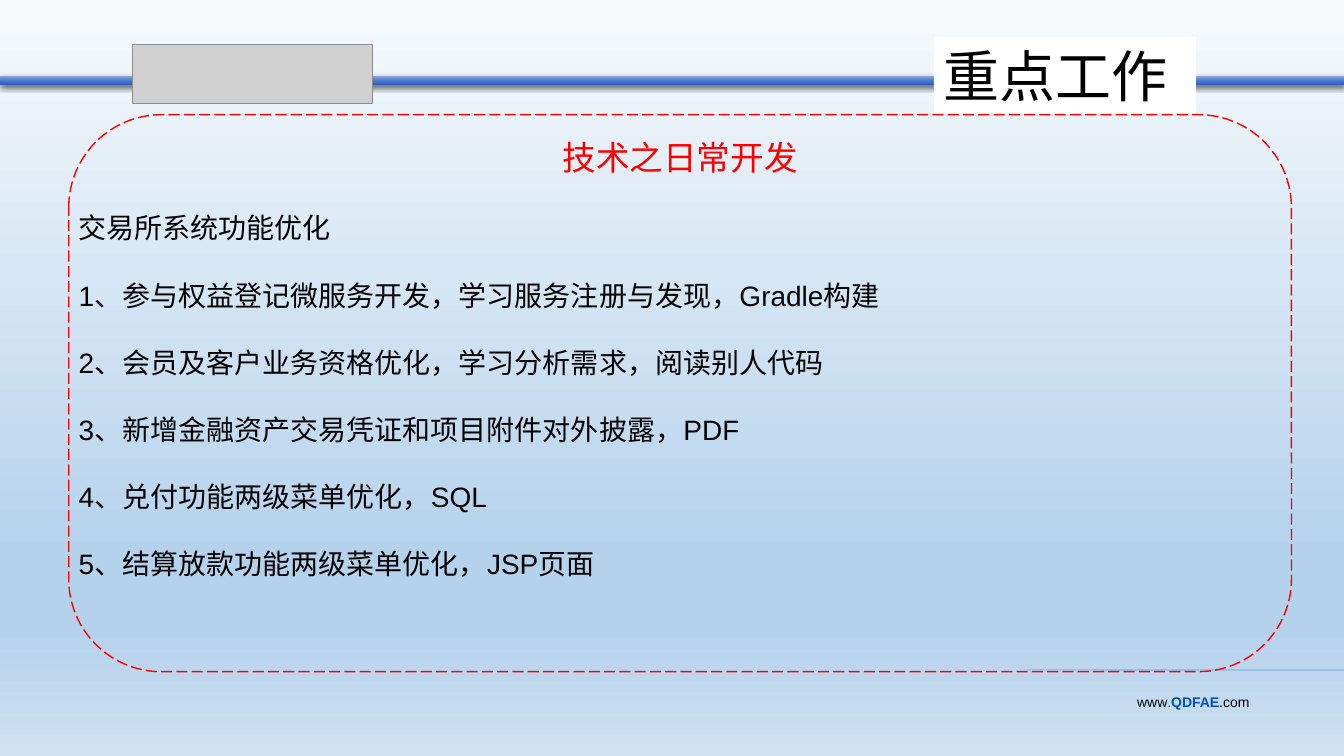
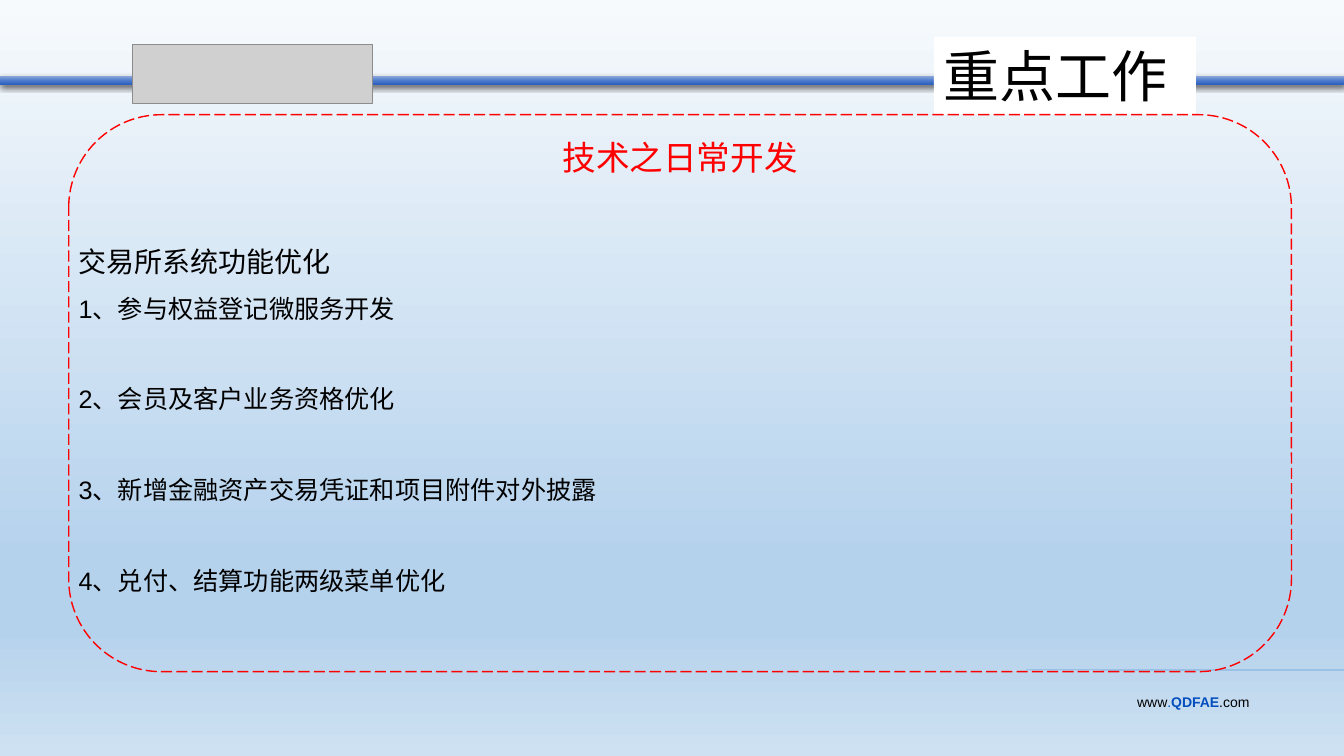
Before and after one commit to lhw1320/springcloud, a slide deck: slide 5 of doc/src/main/resources/qdfae/青金中心连宏伟转正答辩.pptx. Drawn at 1344x756 pixels with LibreOffice and Linux fonts; fonts in the diff are those of the drawing; grey boxes stand for pictures. Boxes give left, top, right and bottom in pixels: in the first picture for what was removed or moved away, otherwise in the second. Text is boxed around its words. In the diff, an @@ line names an element or a change of style, - is before the commit and + after.

```diff
--- a/doc/src/main/resources/qdfae/青金中心连宏伟转正答辩.pptx
+++ b/doc/src/main/resources/qdfae/青金中心连宏伟转正答辩.pptx
@@ text at (x1=79, y1=248, x2=331, y2=275): line spacing 1 to 1.5 @@
@@ text at (x1=79, y1=297, x2=597, y2=592): text changed; size 20 to 18 pt @@
-1、参与权益登记微服务开发，学习服务注册与发现，Gradle构建
-2、会员及客户业务资格优化，学习分析需求，阅读别人代码
-3、新增金融资产交易凭证和项目附件对外披露，PDF
-4、兑付功能两级菜单优化，SQL
-5、结算放款功能两级菜单优化，JSP页面
+1、参与权益登记微服务开发
+2、会员及客户业务资格优化
+3、新增金融资产交易凭证和项目附件对外披露
+4、兑付、结算功能两级菜单优化
```
Also in this commit, not shown: 9 other slides changed.
